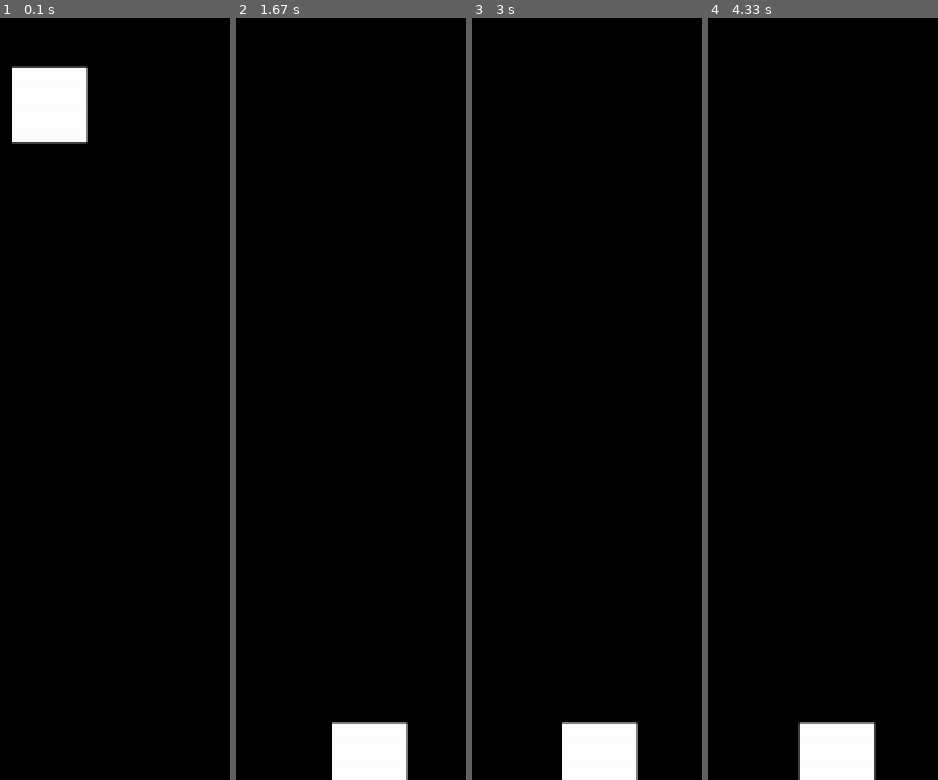
Above: before the commit, frames 1-4 (left to right).
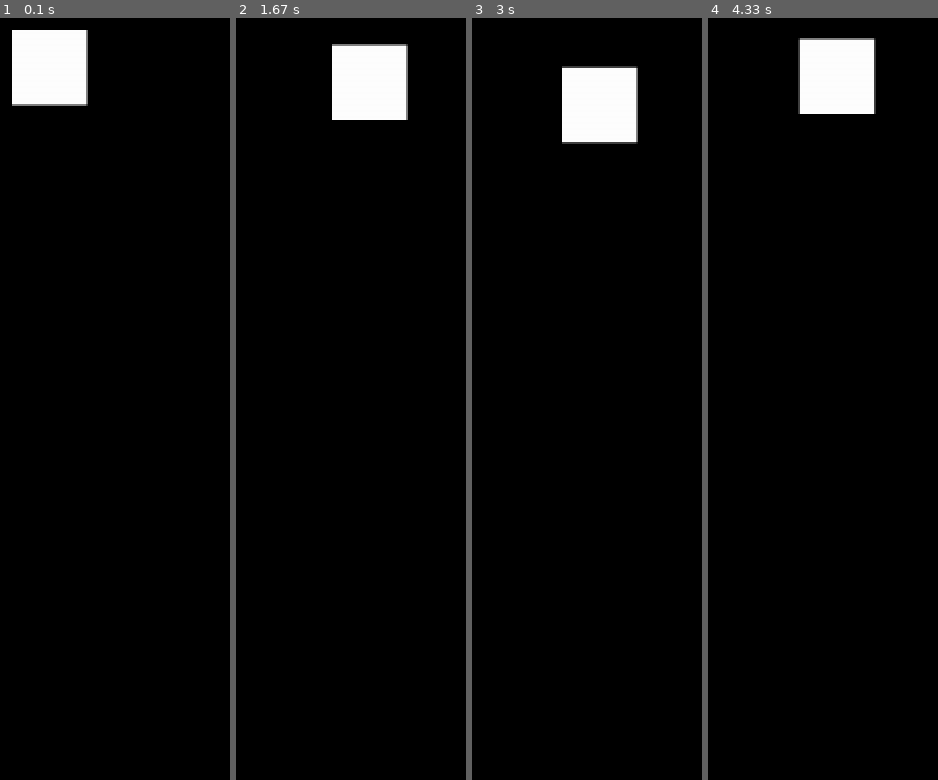
Above: after the commit, the same moments.

Repository: LingBangYieng/Cyberleaf
Game: pygame game, started from pygame_example.py
Same seed, same stepped clock (60 frames per second), same inputs: the game is played once before the commit and once after it.
Inputs:
- Up to frame 1 (0.1 s): no input
- Up to frame 2 (1.67 s): hold S 0.33-0.8 s; hold Right 0.33-0.8 s; hold Right 0.83-1.3 s; hold W 1.33-1.63 s
- Up to frame 3 (3 s): hold Right 1.67-2.13 s; hold A 2.17-2.7 s; hold Down from 2.73 s (still down)
- Up to frame 4 (4.33 s): release Down at 3.03 s; hold A 3.07-3.47 s; hold Up 3.5-3.87 s; hold D from 3.9 s (still down)

The runs differ from the first frame. In frame 1, 3.4% of the frame differs, in the area x 5-39%, y 1-17%; in frame 2, 5.8%; in frame 3, 5.9%; in frame 4, 6.0%, in the area x 39-74%, y 2-100%.

Commit message:
changed fravity in pygm_exampl

Diff:
--- a/pygame_example.py
+++ b/pygame_example.py
@@ -18,22 +18,15 @@
     screen.fill((0, 0, 0))
     pygame.draw.rect(screen, ((255, 255, 255)), player)
     key = pygame.key.get_pressed()
-    player_y = float(player.y)
-
-
-    if player.bottom < screen_height:
-        velocity_y += gravity
-        player.y += velocity_y
-
-    if player_y + player.height >= screen_height:
-        player_y = screen_height - player.height
-        velocity_y = 0
-
-
+#    player_y = float(player.y)
 
     if key[pygame.K_w] == True:
         if player.top > 0:
-            player.move_ip(0, -velocity_y)
+            player.move_ip(0, -speed)
+
+    if key[pygame.K_s] == True:
+        if player.bottom < screen_height:
+            player.move_ip(0, speed)
 
     if key[pygame.K_a] == True:
         if player.left > 0:
@@ -45,7 +38,11 @@
 
     if key[pygame.K_UP] == True:
         if player.top > 0:
-            player.move_ip(0, -velocity_y)
+            player.move_ip(0, -speed)
+
+    if key[pygame.K_DOWN] == True:
+        if player.bottom < screen_height:
+            player.move_ip(0, speed)
 
     if key[pygame.K_LEFT] == True:
         if player.left > 0:
